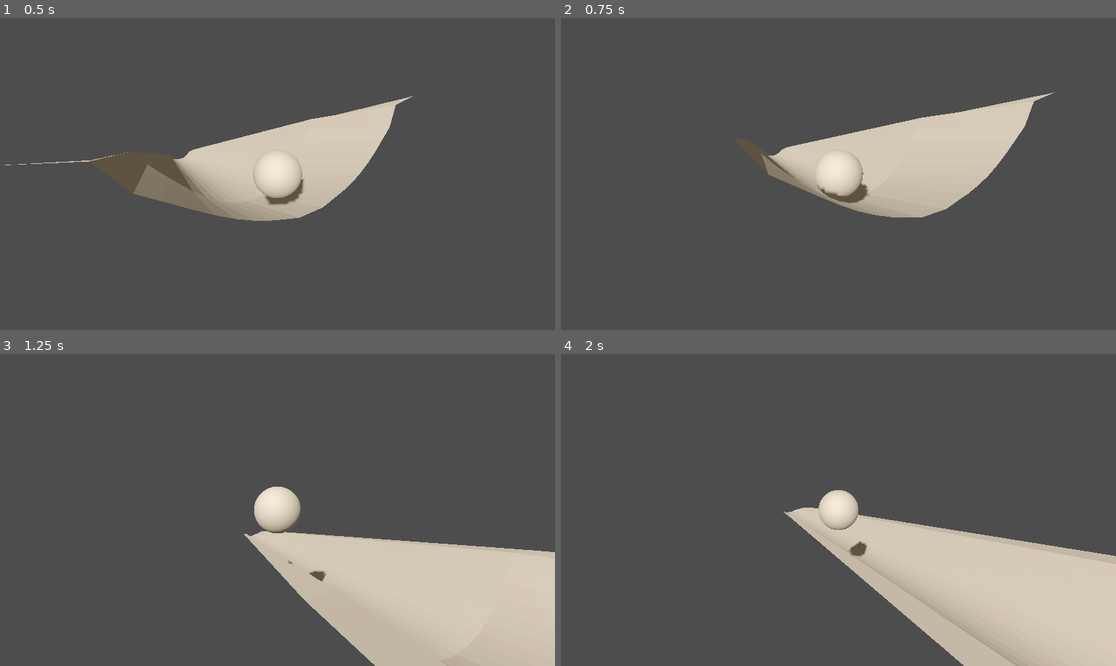
Above: before the commit, frames 1-4 (two rows, left to right).
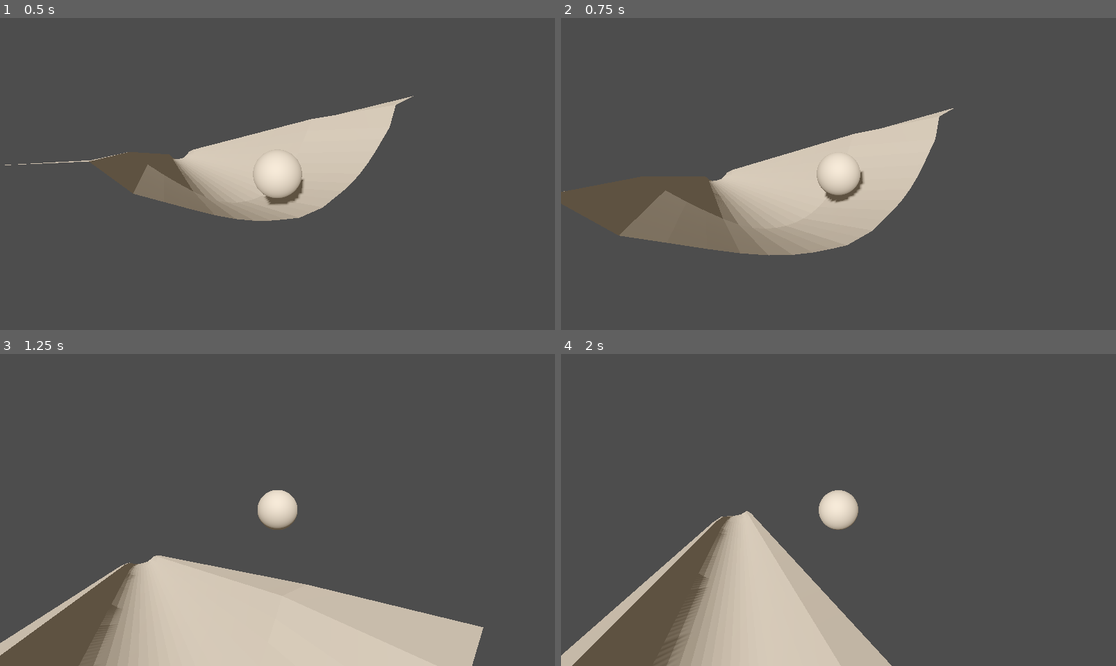
Above: after the commit, the same moments.

Repository: MelissaEPFL/OrbitalGameJam2026
Game: Godot game, scene res://Character/test.tscn
The game is run twice, just before and just after one commit, with the same random seed, the same clock (stepped at 60 frames per second) and the same inputs.
Inputs:
- Up to frame 1 (0.5 s): no input
- Up to frame 2 (0.75 s): hold Right (ui_right) from 0.53 s (still down)
- Up to frame 3 (1.25 s): keep holding Right (ui_right)
- Up to frame 4 (2 s): release Right (ui_right) at 1.28 s; hold Q (elasticity_down) from 1.28 s (still down)

Frame 1 is identical in both runs. In frame 2, 14% of the frame differs, in the area x 0-89%, y 23-77%; in frame 3, 26%; in frame 4, 30%, in the area x 0-100%, y 43-100%.

Commit message:
inverted direction ?

Diff:
--- a/orbital-game-jam-2026/Character/player_controller.gd
+++ b/orbital-game-jam-2026/Character/player_controller.gd
@@ -7,7 +7,7 @@
 func _physics_process(delta):
 
 	# Control Left/right only
-	var dir_x = Input.get_axis("ui_left", "ui_right")
+	var dir_x = Input.get_axis("ui_right", "ui_left")
 	linear_velocity.x = dir_x * speed
 
 	#Control elasticity
